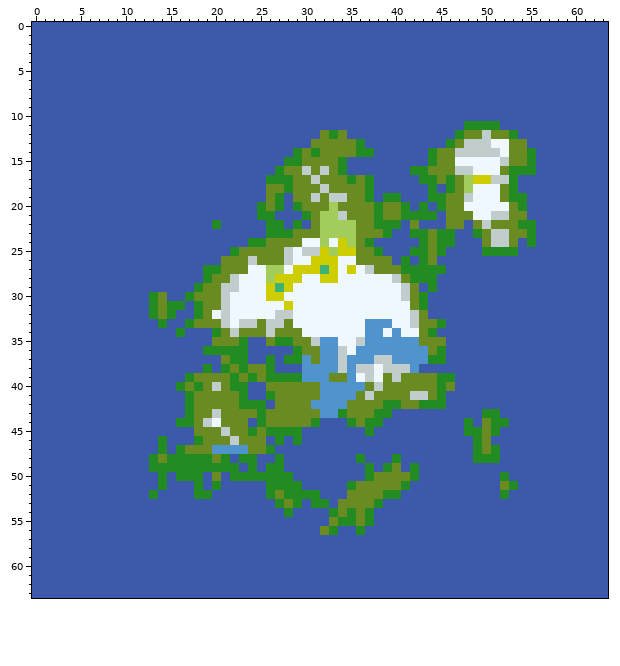
Two states of a pixel-art sprite, TestImages/Biomes.png. Above is the file before it was changed.
The file is 64x64 pixels.
After the commit:
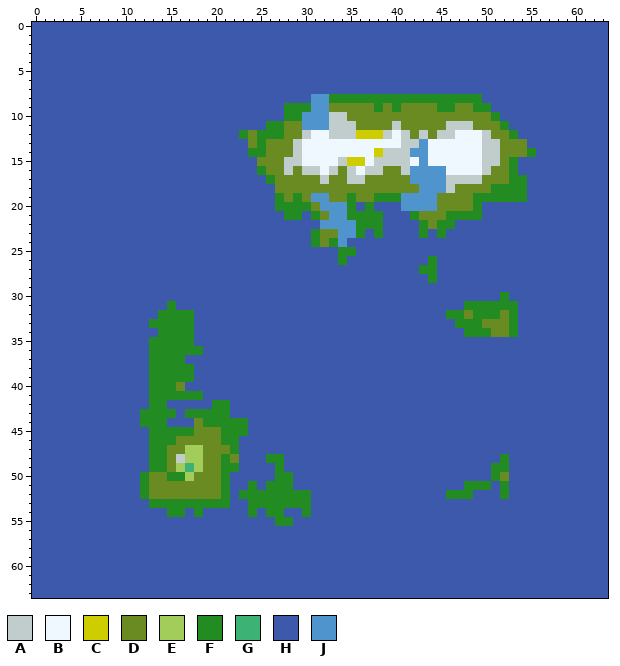
Palette (. is transparent): A #c1cdcd  B #f0f8ff  C #cdcd00  D #698b22  E #a2cd5a  F #228b22  G #3cb374  H #3d59ab  J #4f94cd
Difference:
Changed rows in their new state; - is an unchanged pixel.
first column x 12:
 8 -------------------JJFFFFFFFFFFFFFFFFF------
 9 ----------------FFFJJDDDDDFDFDDDDFFDDFF-----
10 ----------------FFJJJAADDDDDDDDDDDDDDDDF----
11 --------------FFDDJJJAAADDDDADDDDDAAADDDF---
12 -----------FDFFFDDABBAAACCCABADADAABBB------
13 ------------DFDDDABBBBBBBBBBBAAJBBBBBB-AD---
14 ------------FFDDDABBBBBBBBCAAAJJBBBBBB--D---
15 -------------DDDAABBBBACCBAAAABJBBB---AADFHH
16 -------------FDDA--ABADABAADDAJJJJBBB-AD--HH
17 ---------------DD--DA--AADDDDDJJJJAAAADDD-F-
18 --------------H-D---D----DDDDDDJJJA-DDDFF-F-
19 --------------H-DF-JJDDF-DF--JJJJD--DFFFF---
20 -------------HH-F-F-JJJFHFHHHJJJJD--DFHHHHH-
21 -------------HH-FFHFDJJFFF-HHH-DDDFFFFHHHHH-
22 --------H-----HH-H-HJJJJFF-HH-HFDFFH-HHHHHHH
23 --------------HHHHHFDDJJFHFH--H-H-H--HHHHHHH
24 ------------HHHHHHHFDFJHHH-----HHHH---HHHH-H
25 ----------HHHHHHHHHHHHFFHHH---HHHH----HHHH--
26 ---------HHHHHHHHHHHHHFHHHHH-H-HF-----------
27 -------HHHHHHHHHHHHHHHHHHHHHHHH--H----------
28 -------HHHHHHHHHHHHHHHHHHHHHHHHH------------
29 ------HHHHHHHHHHHHHHHHHHHHHHHHH-H-----------
30 -HH--HHHHHHHHHHHHHHHHHHHHHHHHHHH--------F---
31 -HH-H-HHHHHHHHHHHHHHHHHHHHHHHHHH----FFFFFF--
32 -HF-FFHHHHHHHHHHHHHHHHHHHHHHHHHH--FFDFFFDF--
33 -F-FF-HHHHHHHHHHHHHHHHHHHHHHHHHHHH-FFFDDDF--
34 --FF-F--HHHHHHHHHHHHHHHHHHHHHHHHH---FFFDDF--
35 -FFFFF--HHHH--HHHHHHHHHHHHHHHHHHHH----------
36 -FFFFFFHHHHH-----HHHHHHHHHHHHHHHHH----------
37 -FFFF----HHH--H-HHHHHHHHHHHHHHHHHH----------
38 -FFFFF-H-HHHHHH---HHHHHHHHHHHHH-------------
39 -FFFF-HHHHHHHHHHHHHHHHHHHHHHHHHHHHH---------
40 -FFFDHHHHHHH--HHHHHHHHHHHHHHHHHHHHH---------
41 -FFFF-FHHHHH--HHHHHHHHHHHHHHHHHHHH----------
42 -FF--HHHFFHHHH-HHHHHHHHHHHHHHHHHHH----------
43 FFFF--FFFFHHHHHHHHHHHHHHHHHH----------HH----
44 FFF-HH-FFFFF-HHHHHHH---HHHH---------H-HHH---
45 -FFFFF---FFFHHHHHH-------H----------HHHH----
46 -F-FDDD--FFHHH-H-H-------------------HH-----
47 -F-DDEE-DDFHHHH----------------------HHH----
48 --FDAEED--DHH-F---------H---H--------HHHF---
49 ---DEGEDD---H-H----------H-HH-H--------FF---
50 FDDF-EDD-FHHHHH----------HHHHHH--------FD---
51 FDDDDDDDDF--F----H-----HHHHHHH------FFF-FH--
52 FDDDDDDDDF-FFF-F---H---HHHHHH-----FFF-------
53 -FFFFFFFFF--FFF-F-FHH-HHHHH-----------------
54 ---FF-F-----F-FFH-F--HHHHH------------------
55 ---------------FF----HHHHH------------------
56 --------------------HH--H-------------------
Pixel boxes of the changes (left, top, right, bottom) in both pictures:
changed: (140, 94, 536, 535)
